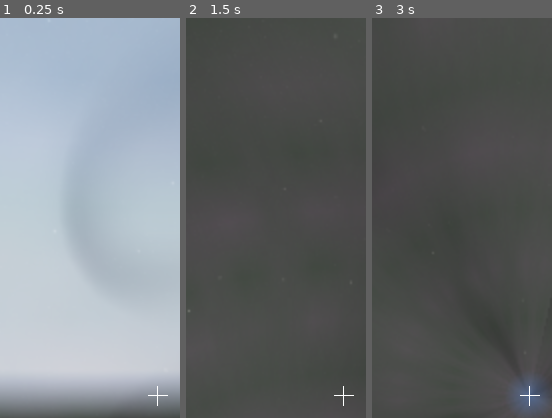
Above: before the commit, frames 1-3 (left to right).
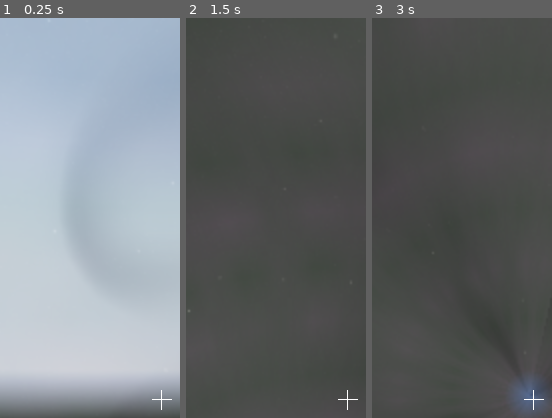
Above: after the commit, the same moments.

Repository: Capstone-Mystery-Machine/spotnik
Game: Godot game, scene res://scenes/viewer_scene.tscn
Two runs of this game, one before a commit and one after it. Both use one fixed random seed, a clock stepped at 60 frames per second and the inputs below. This scene is started directly instead of the project's main scene. A sky picture missing from this copy of the repository is replaced by a grey-blue gradient.
Inputs (mouse positions are % of the whole screen's width and height, from its top left):
- Up to frame 1 (0.25 s): no input
- Up to frame 2 (1.5 s): tap Enter at 0.5 s; move the mouse to (72, 45) at 0.52 s; press the mouse at (72, 45) at 0.53 s; tap Space at 1.25 s; move the mouse to (45, 50) at 1.27 s; release the mouse at (45, 50) at 1.28 s; tap I at 1.35 s
- Up to frame 3 (3 s): tap Enter at 2 s; move the mouse to (60, 28) at 2.02 s; press the mouse at (60, 28) at 2.03 s; tap Space at 2.75 s; move the mouse to (49, 52) at 2.77 s; release the mouse at (49, 52) at 2.78 s; tap I at 2.85 s
The pictures show only the part of the screen within x 6-56%, y 3-53%; the shares and areas given below are measured in that part.

The runs differ from the first frame. In frame 1, 0.1% of the frame differs, in the area x 82-96%, y 92-98%; in frame 2, 0.1%; in frame 3, 0.1%.
Error in both runs: Trying to assign value of type 'Nil' to a variable of type 'Array'. (res://nodes/satellite_manager.gd:40)

Commit message:
cross hair anchor adjustments

Diff:
--- a/scenes/crosshair.tscn
+++ b/scenes/crosshair.tscn
@@ -11,30 +11,34 @@
 
 [node name="CenterContainer" type="CenterContainer" parent="."]
 layout_mode = 1
-anchors_preset = 8
-anchor_left = 0.5
-anchor_top = 0.5
-anchor_right = 0.5
-anchor_bottom = 0.5
-offset_left = -20.0
-offset_top = -20.0
-offset_right = 20.0
-offset_bottom = 20.0
+anchors_preset = -1
+anchor_left = 0.44400004
+anchor_top = 0.47500002
+anchor_right = 0.55600005
+anchor_bottom = 0.52500004
+offset_left = 0.1599884
+offset_top = -3.0517578e-05
+offset_right = -0.16001892
+offset_bottom = -3.0517578e-05
 grow_horizontal = 2
 grow_vertical = 2
 
-[node name="Top" type="Line2D" parent="CenterContainer"]
+[node name="Root" type="Control" parent="CenterContainer"]
+custom_minimum_size = Vector2(32, 32)
+layout_mode = 2
+
+[node name="Top" type="Line2D" parent="CenterContainer/Root"]
 points = PackedVector2Array(20, 10, 20, 20)
 width = 1.0
 
-[node name="Bottom" type="Line2D" parent="CenterContainer"]
+[node name="Bottom" type="Line2D" parent="CenterContainer/Root"]
 points = PackedVector2Array(20, 20, 20, 30)
 width = 1.0
 
-[node name="Left" type="Line2D" parent="CenterContainer"]
+[node name="Left" type="Line2D" parent="CenterContainer/Root"]
 points = PackedVector2Array(10, 20, 20, 20)
 width = 1.0
 
-[node name="Right" type="Line2D" parent="CenterContainer"]
+[node name="Right" type="Line2D" parent="CenterContainer/Root"]
 points = PackedVector2Array(30, 20, 20, 20)
 width = 1.0
